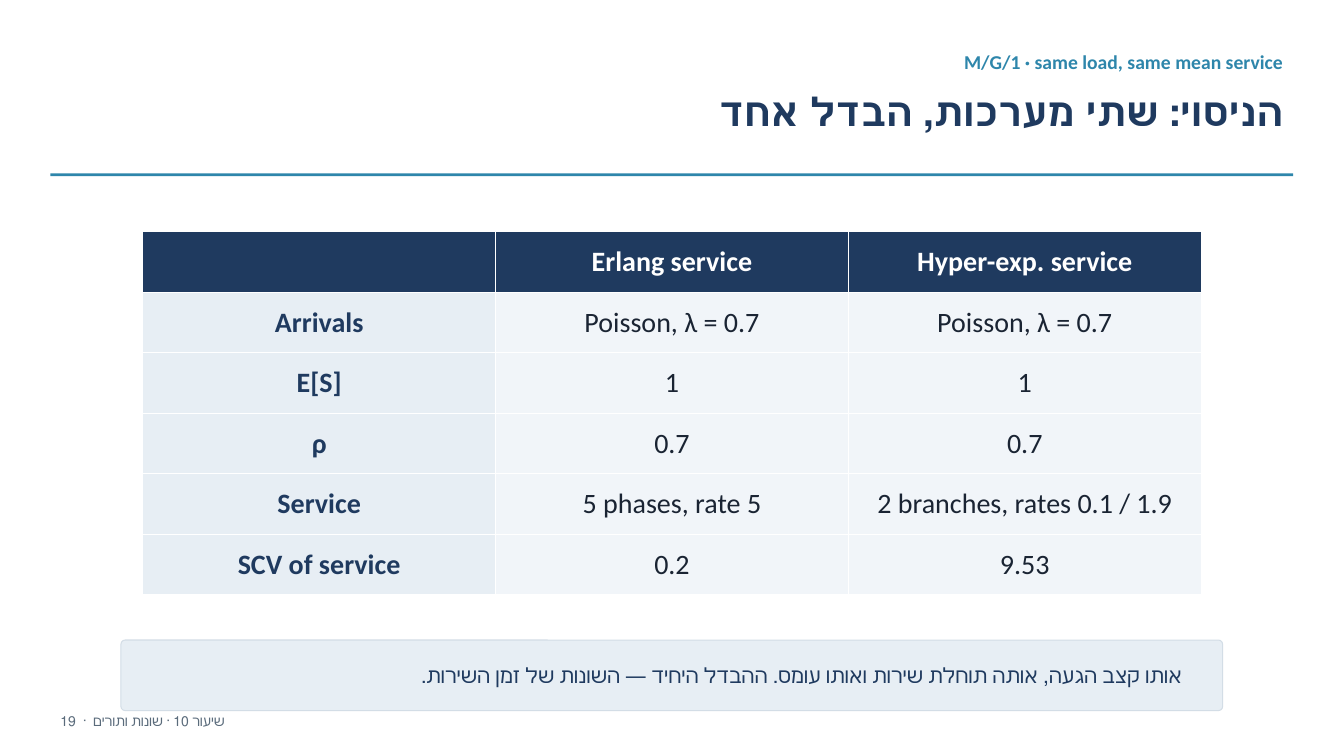
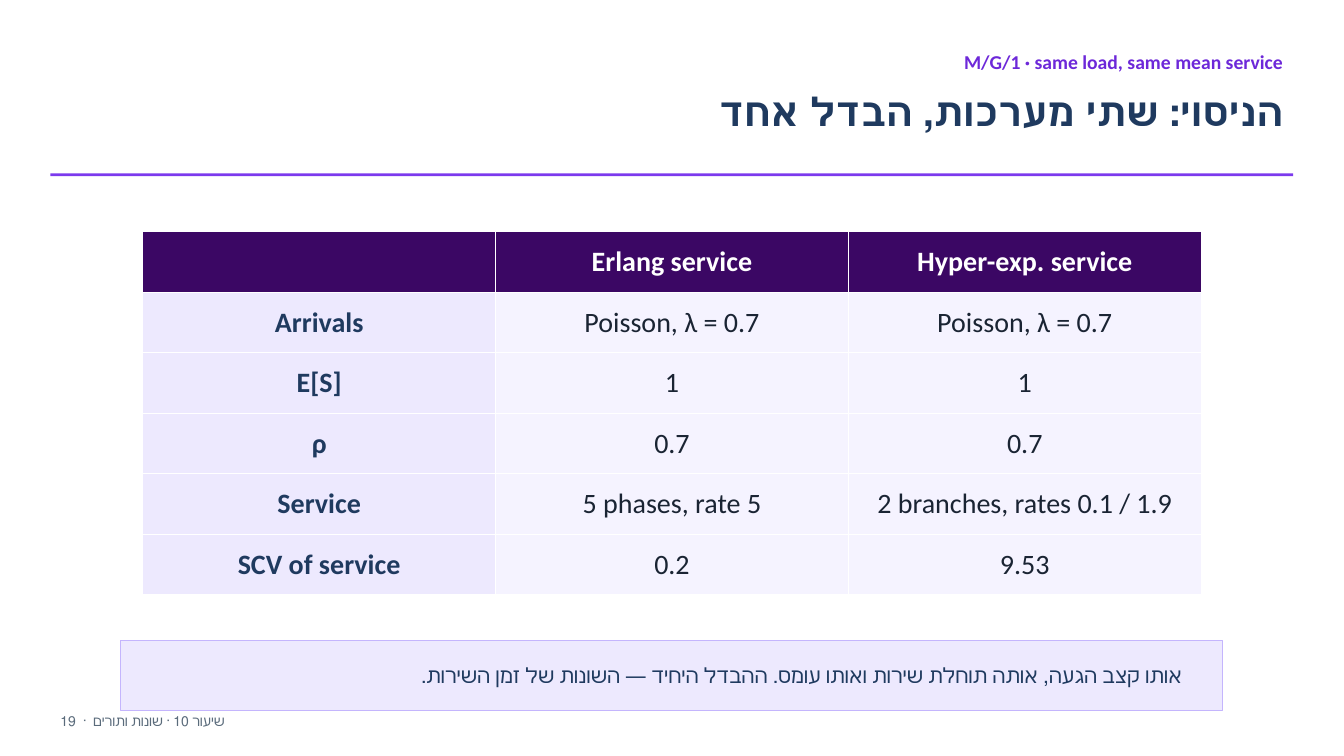
Before and after one commit to eliransher/sim_course, a slide deck: slide 20 of lectures/presentation/notebook_10_PH_SCV.pptx. Drawn at 1344x756 pixels with LibreOffice and Linux fonts; fonts in the diff are those of the drawing. Boxes give left, top, right and bottom in pixels: in the first picture for what was removed or moved away, otherwise in the second. Text is boxed around its words. In the diff, an @@ line names an element or a change of style, - is before the commit and + after.

```diff
--- a/lectures/presentation/notebook_10_PH_SCV.pptx
+++ b/lectures/presentation/notebook_10_PH_SCV.pptx
@@ text "M/G/1 · same load, same ..." at bbox=[964, 55, 1283, 72]: text colour #2E86AB to #6D28D9 @@
@@ rectangle at bbox=[50, 173, 1294, 176]: fill #2E86AB to #7C3AED @@
@@ table at bbox=[143, 232, 1202, 595] @@
@@ fill #1F3A5F to #3B0764 in row 1 @@
@@ fill #E7EEF4 to #EDE9FE in 5 cells @@
@@ fill #F1F5F9 to #F5F3FF in 10 cells @@
@@ rectangle at bbox=[121, 640, 1223, 711]: rounded rectangle to rectangle; fill #E7EEF4 to #EDE9FE; outline #D3DDE6 0.75 pt to #C4B5FD 0.75 pt @@
```
Also in this commit, not shown: 24 other slides changed, 3 other files.
